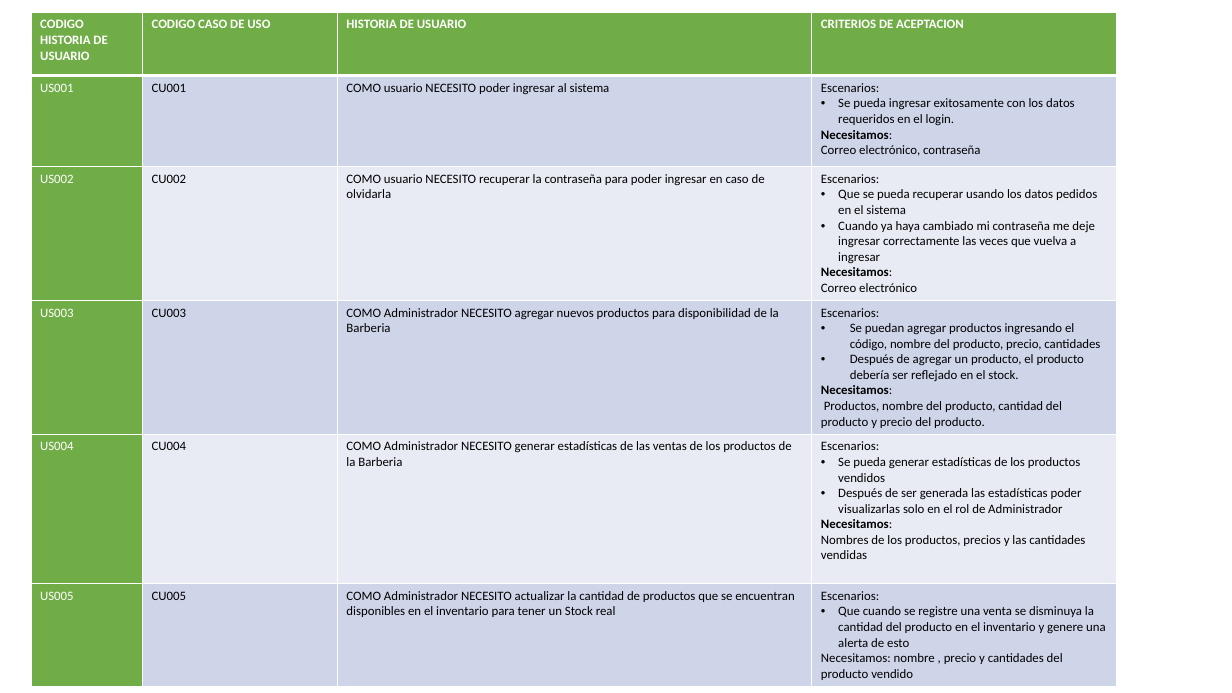
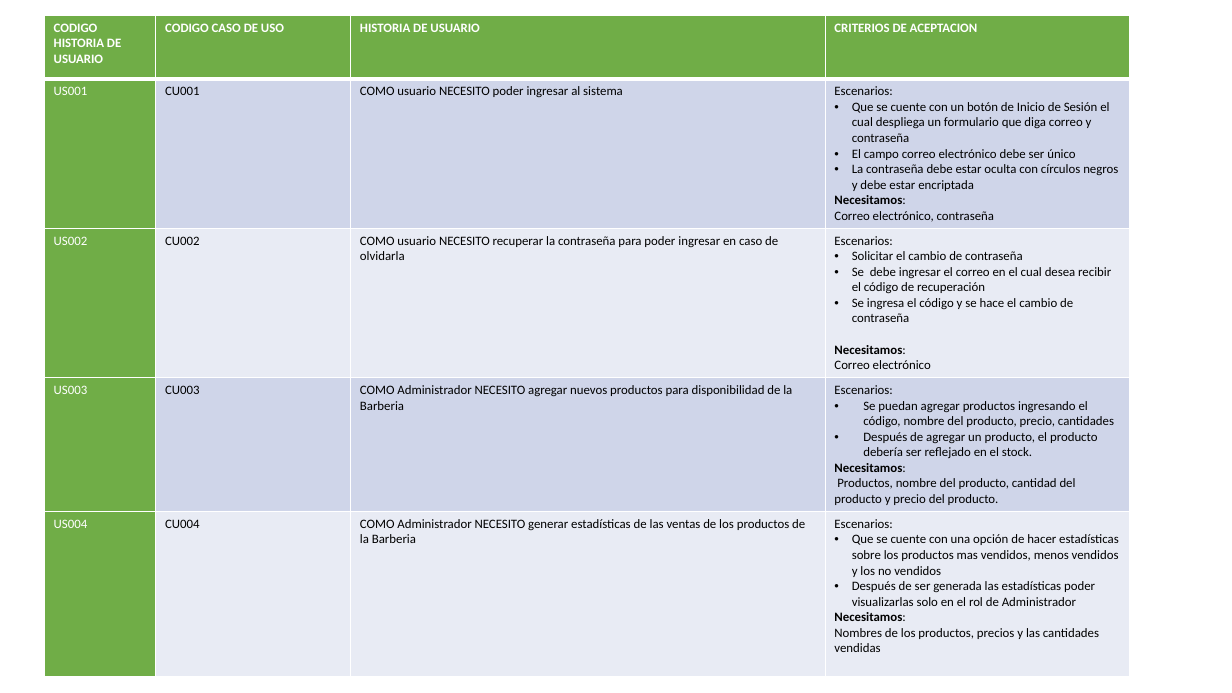
Before and after one commit to luiscarlosmedina/Master-Barber, a slide deck: slide 23 of Entregables Proyecto B.pptx. Drawn at 1232x693 pixels with LibreOffice and Linux fonts; fonts in the diff are those of the drawing; background and template pictures are left out. Boxes give left, top, right and bottom in pixels: in the first picture for what was removed or moved away, otherwise in the second. Text is boxed around its words. In the diff, an @@ line names an element or a change of style, - is before the commit and + after.

```diff
--- a/Entregables Proyecto B.pptx
+++ b/Entregables Proyecto B.pptx
@@ table at box(44, 16, 1131, 671) @@
-row 2, column 4: Escenarios: / Se pueda ingresar exitosamente con los datos requeridos en el login. / Necesitamos: / Correo electrónico, contraseña
+row 2, column 4: Escenarios: / Que se cuente con un botón de Inicio de Sesión el cual despliega un formulario que diga correo y contraseña / El campo correo electrónico debe ser único / La contraseña debe estar oculta con círculos negros y debe estar encriptada / Necesitamos: / Correo electrónico, contraseña
-row 3, column 4: Escenarios: / Que se pueda recuperar usando los datos pedidos en el sistema / Cuando ya haya cambiado mi contraseña me deje ingresar correctamente las veces que vuelva a ingresar / Necesitamos: / Correo electrónico
+row 3, column 4: Escenarios: / Solicitar el cambio de contraseña / Se debe ingresar el correo en el cual desea recibir el código de recuperación / Se ingresa el código y se hace el cambio de contraseña / Necesitamos: / Correo electrónico
-row 5: US004 | CU004 | COMO Administrador NECESITO generar estadísticas de las ventas de los productos de la Barberia | Escenarios: / Se pueda generar estadísticas de los productos vendidos / Después de ser generada las estadísticas poder visualizarlas solo en el rol de Administrador / Necesitamos: / Nombres de los productos, precios y las cantidades vendidas
-row 6: US005 | CU005 | COMO Administrador NECESITO actualizar la cantidad de productos que se encuentran disponibles en el inventario para tener un Stock real | Escenarios: / Que cuando se registre una venta se disminuya la cantidad del producto en el inventario y genere una alerta de esto / Necesitamos: nombre , precio y cantidades del producto vendido
+row 5: US004 | CU004 | COMO Administrador NECESITO generar estadísticas de las ventas de los productos de la Barberia | Escenarios: / Que se cuente con una opción de hacer estadísticas sobre los productos mas vendidos, menos vendidos y los no vendidos / Después de ser generada las estadísticas poder visualizarlas solo en el rol de Administrador / Necesitamos: / Nombres de los productos, precios y las cantidades vendidas
@@ table: place and size @@
-table at box(30, 12, 1117, 684)
+table at box(44, 16, 1131, 671)
```
Also in this commit, not shown: 1 other slide changed, 1 slide added, 1 other file.
